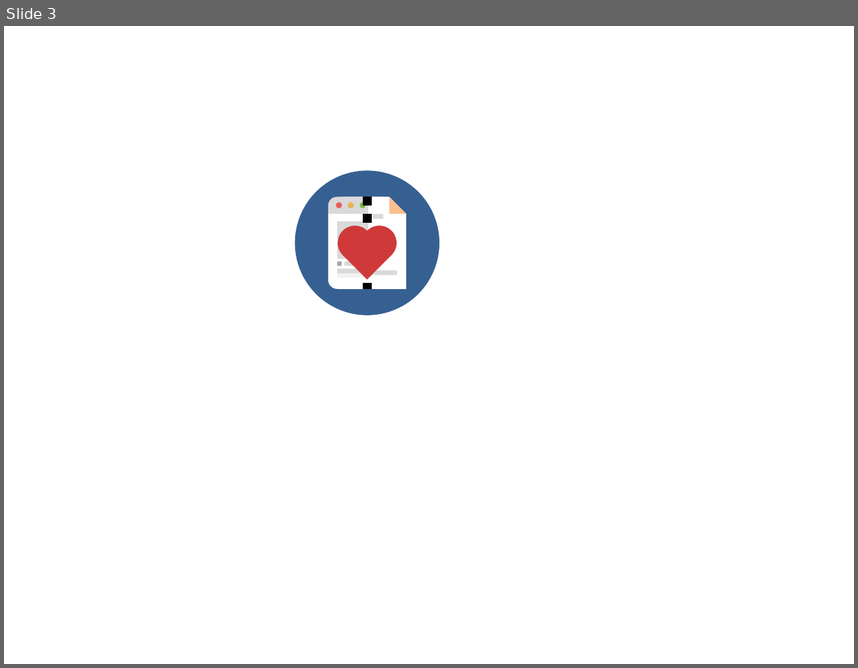
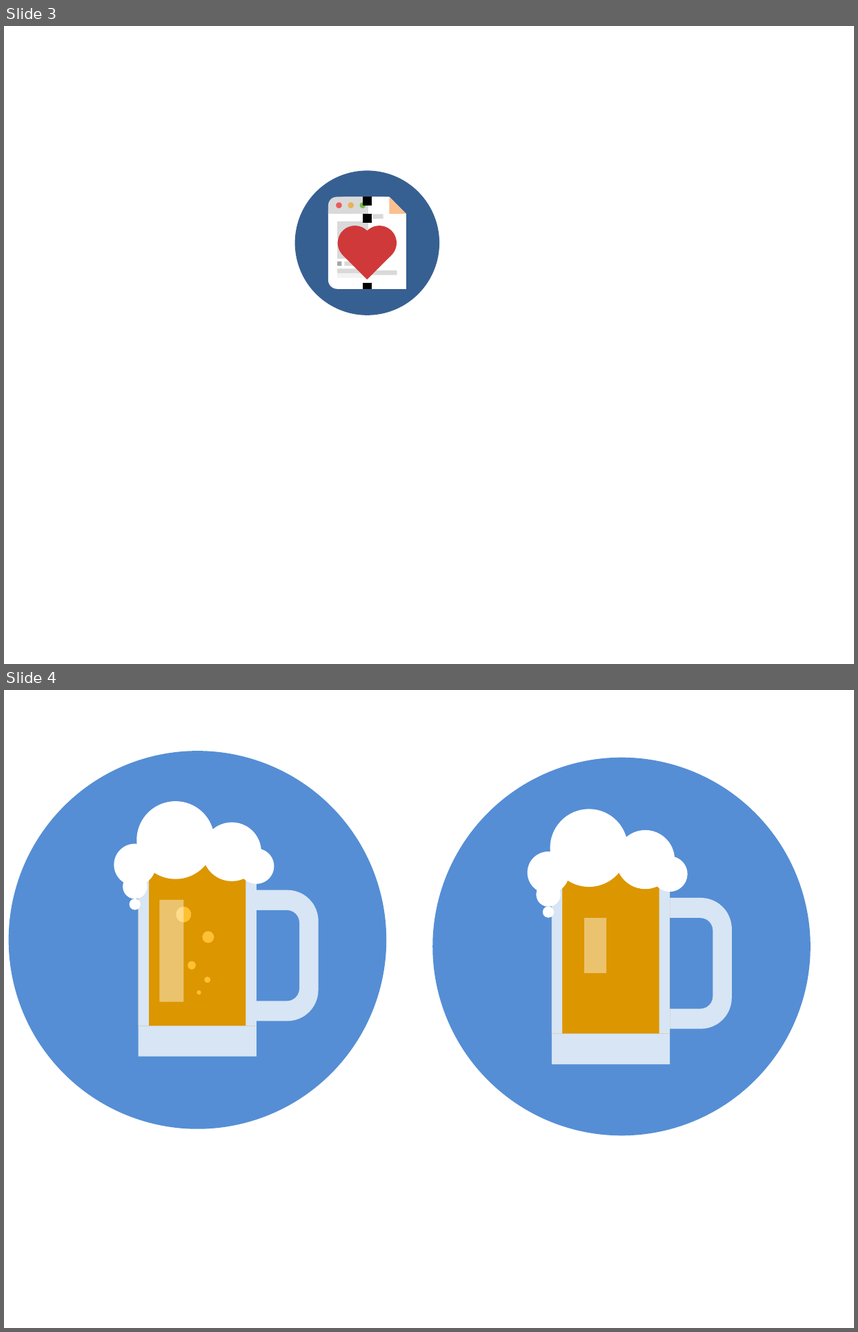
Before and after one commit to artem-ogre/QSSPreview, a slide deck: images/icons.pptx. Shown one above the other, each under a label of ours: slide 3 before the commit, slides 3 and 4 after it. The pictures are 858x668 and 858x1332 pixels, drawn with LibreOffice and Linux fonts; fonts in the diff are those of the drawing. Boxes give left, top, right and bottom in pixels: in the first picture for what was removed or moved away, otherwise in the second. Text is boxed around its words. In the diff, an @@ line names an element or a change of style, - is before the commit and + after.

```diff
--- a/images/icons.pptx
+++ b/images/icons.pptx
@@ slide 4 added at (4,690,854,1328), background #FFFFFF @@
@@ ellipse added at (8,751,386,1129), fill #558ED5 @@
@@ ellipse added at (432,757,810,1134), fill #558ED5 @@
@@ ellipse added at (136,801,214,879), fill #FFFFFF @@
@@ ellipse added at (202,822,261,881), fill #FFFFFF @@
@@ ellipse added at (114,844,155,885), fill #FFFFFF @@
@@ rectangle added at (139,854,257,1056), fill #D7E5F5 @@
@@ rectangle added at (139,854,148,1025), fill #D7E5F5 @@
@@ ellipse added at (239,848,274,884), fill #FFFFFF @@
@@ rectangle added at (246,854,257,1025), fill #D7E5F5 @@
@@ ellipse added at (123,874,148,899), fill #FFFFFF @@
@@ rectangle added at (139,860,257,1026), fill #DC9600 @@
@@ round same rect added at (256,890,318,1021), fill #D7E5F5 @@
@@ ellipse added at (129,898,140,909), fill #FFFFFF @@
@@ rectangle added at (159,900,183,1002), fill #FFFFFF at 43% opacity @@
@@ ellipse added at (176,907,191,922), fill #FFC033 @@
@@ round same rect added at (257,909,299,1000), fill #558ED5 @@
@@ group added at (528,809,732,1064): 6 ellipses, 5 rectangles, 2 round same rects @@
@@ ellipse added at (202,931,214,943), fill #FFC033 @@
@@ ellipse added at (188,961,196,969), fill #FFC033 @@
@@ ellipse added at (205,976,210,983), fill #FFC033 @@
@@ ellipse added at (197,990,201,994), fill #FFC033 @@
```
Also in this commit, not shown: 3 other slides added, 1 slide removed, 28 other files.
